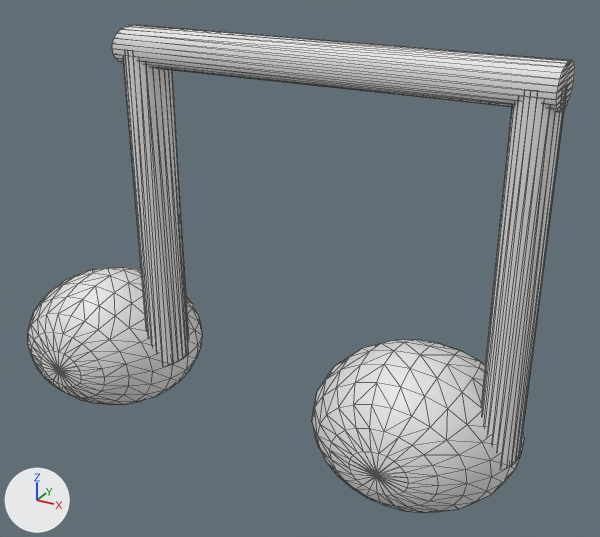
The OBJ model src/models/note2.obj, before and after one commit.
Before and after are seen from a 50 mm lens placed at (3.28, -3.48, 2.97), pointed at (1.3, 0.12, 1.17). Arrows for +X, +Y and +Z are at lower left; the lights stay in place. Mesh edges are drawn as thin lines. Where no turn or scale is listed for an object, it has been applied to the vertices.

Objects in the first picture: 'note2'.
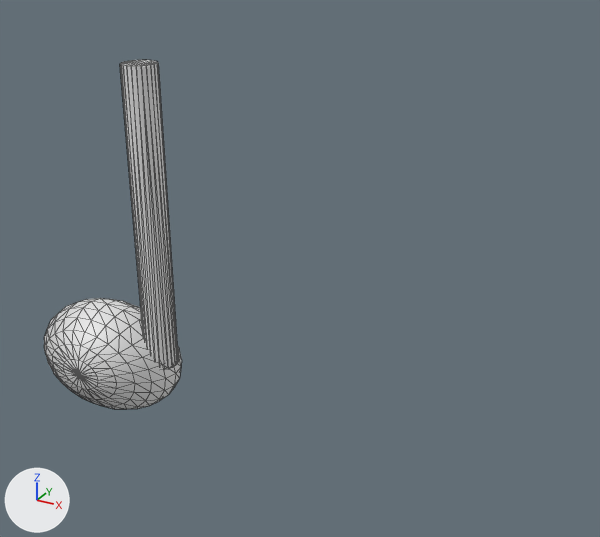
Commit message: More note models

Where the change shows, as pixel boxes [x1, y1, x2, y2] in the pictures (600 x 537 px; the box of a moved part takes in the faces that stretch with it):
'note2', reshaped (75% narrower, 28% shorter)
    before: [28, 25, 574, 512]
    after: [44, 60, 182, 409]
part 1 of me_note2, moved or reshaped
    before: [28, 267, 202, 405]
    after: [44, 298, 182, 409]
part 2 of me_note2, added
    after: [120, 60, 178, 369]
part 3 of me_note2, deleted
    before: [312, 339, 524, 512]
part 4 of me_note2, deleted
    before: [112, 25, 574, 112]
part 5 of me_note2, deleted
    before: [481, 91, 564, 468]
part 6 of me_note2, deleted
    before: [124, 51, 188, 366]

What the commit changed:
me_note2 has 772 vertices, 1524 faces and spans x -0.5..2.6, y -0.5..0.5, z 0.1..2.4.
me_note2 is used by ob_note2; location (0.0, 0.0, 0.0).
me_note2 part 1: the loose piece of 314 vertices spanning x -0.5..0.6, y -0.5..0.5, z 0.1..0.9 is scaled about its middle by (-0.909, -0.6, 0.875), then moved by (-0.05, 0.0, -0.15).
me_note2 part 2: a new loose piece, a 24-sided cylinder along z spanning x 0.3..0.5, y -0.1..0.1, z 0.4..2.2.
me_note2 part 3: the loose piece of 314 vertices spanning x 1.5..2.6, y -0.5..0.5, z 0.1..0.9 is deleted.
me_note2 part 4: the loose piece of 48 vertices spanning x 0.4..2.6, y -0.2..0.1, z 2.2..2.4 is deleted.
me_note2 part 5: the loose piece of 48 vertices spanning x 2.4..2.6, y -0.2..0.1, z 0.5..2.3 is deleted.
me_note2 part 6: the loose piece of 48 vertices spanning x 0.4..0.6, y -0.2..0.1, z 0.5..2.3 is deleted.
